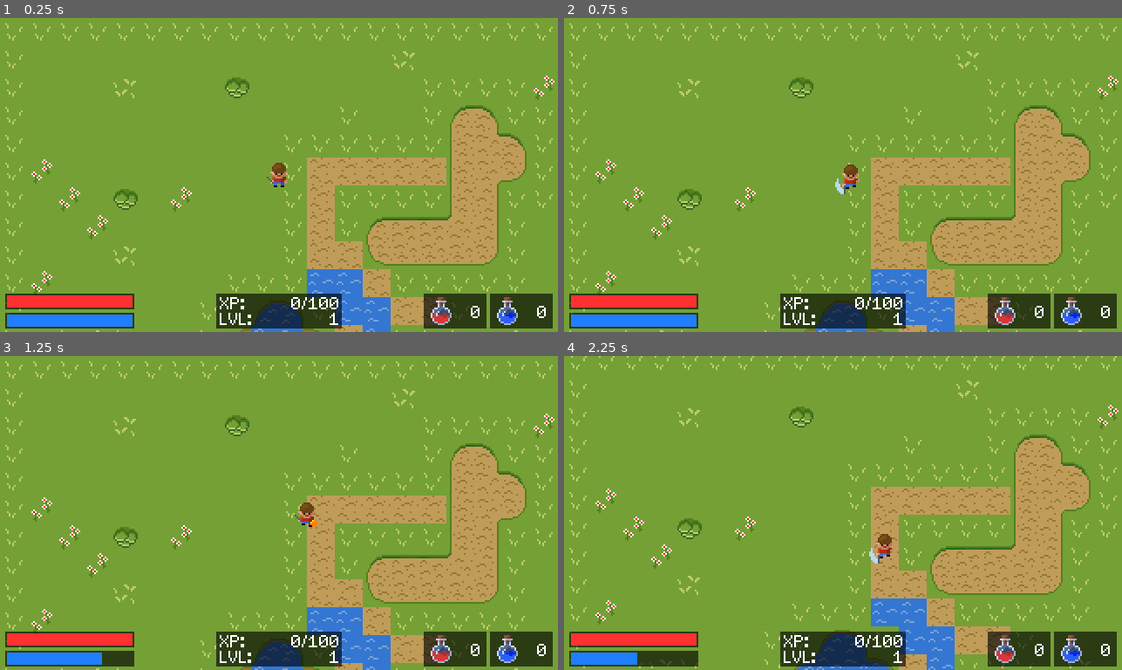
Above: before the commit, frames 1-4 (two rows, left to right).
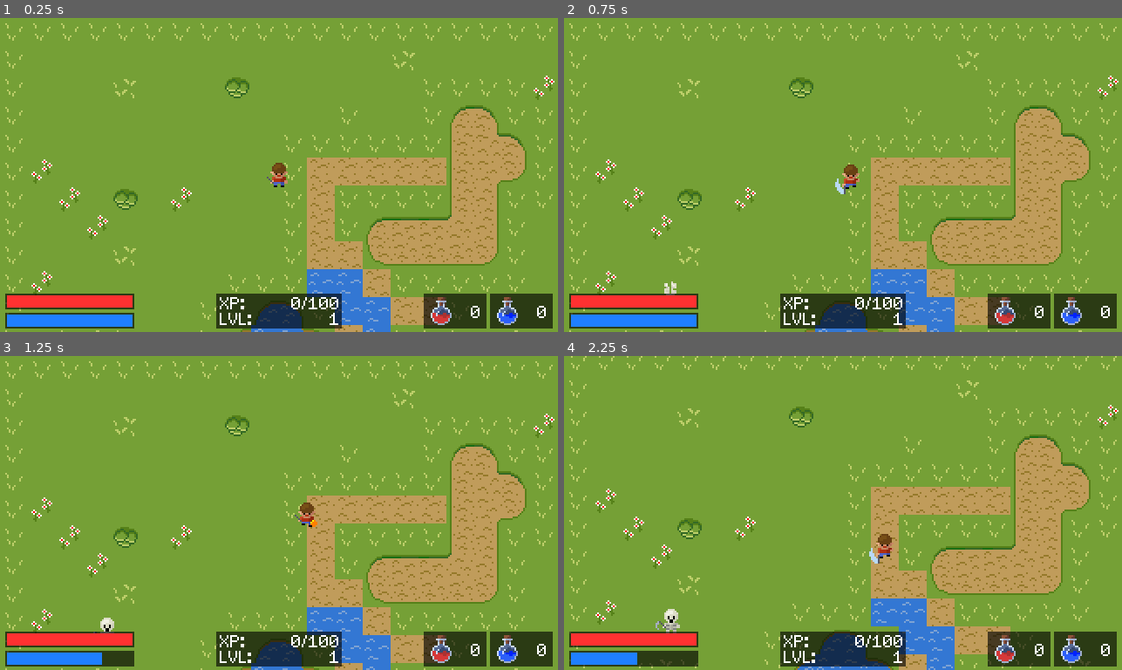
Above: after the commit, the same moments.

Repository: stephenus/SimpleRPG
Game: Godot game, scene res://Scenes/Main.tscn
The game is run twice, just before and just after one commit, with the same random seed, the same clock (stepped at 60 frames per second) and the same inputs.
Inputs:
- Up to frame 1 (0.25 s): no input
- Up to frame 2 (0.75 s): tap Enter at 0.5 s; hold Right (ui_right) from 0.53 s (still down); hold Space (attack) from 0.53 s (still down)
- Up to frame 3 (1.25 s): keep holding Right (ui_right); keep holding Space (attack); tap Ctrl (fireball) at 0.8 s
- Up to frame 4 (2.25 s): release Right (ui_right) at 1.28 s; release Space (attack) at 1.28 s; hold Down (ui_down) 1.28-2.03 s; tap Ctrl (fireball) at 1.35 s; tap Space (attack) at 1.55 s; hold Right (ui_right) from 2.03 s (still down); hold Space (attack) from 2.03 s (still down)

Frame 1 is identical in both runs. In frame 2, less than 0.1% of the frame differs, in the area x 17-21%, y 83-89%; in frame 3, 0.1%; in frame 4, 0.2%, in the area x 16-21%, y 80-89%.

Commit message:
Spawning and AI fixes

Diff:
--- a/Entities/Skeleton/Skeleton.gd
+++ b/Entities/Skeleton/Skeleton.gd
@@ -8,12 +8,32 @@
 var direction : Vector2
 var last_direction = Vector2(0, 1)
 var bounce_countdown = 0
-
+var other_animation_playing = false
 
 func _ready() -> void:
 	player = get_tree().root.get_node("Root/Player")
 	rnd.randomize()
 
+func get_animation_direction(direction: Vector2):
+	var norm_direction = direction.normalized()
+	if norm_direction.y >= 0.707:
+		return "down"
+	elif norm_direction.y <= -0.707:
+		return "up"
+	elif norm_direction.x <= -0.707:
+		return "left"
+	elif norm_direction.x >= 0.707:
+		return "right"
+	return "down"
+
+func animates_monster(direction: Vector2):
+	if direction != Vector2.ZERO:
+		last_direction = direction
+		var animation = get_animation_direction(last_direction) + "_walk"
+		$AnimatedSprite.play(animation)
+	else:
+		var animation = get_animation_direction(last_direction) + "_idle"
+		$AnimatedSprite.play(animation)
 
 func _on_Timer_timeout():
 	var player_relative_position = player.position - position
@@ -41,3 +61,17 @@
 	if collision != null and collision.collider.name != "Player":
 		direction = direction.rotated(rnd.randf_range(PI/4, PI/2))
 		bounce_countdown = rnd.randi_range(2, 5)
+
+	if not other_animation_playing:
+		animates_monster(direction)
+
+func arise():
+	other_animation_playing = true
+	$AnimatedSprite.play("birth")
+
+
+func _on_AnimatedSprite_animation_finished() -> void:
+	if $AnimatedSprite.animation == "birth":
+		$AnimatedSprite.animation = "down_idle"
+		$Timer.start()
+	other_animation_playing = false
--- a/Scenes/Skeleton.tscn
+++ b/Entities/Skeleton/Skeleton.tscn
@@ -36,11 +36,6 @@
 "loop": true,
 "name": "down_walk",
 "speed": 5.0
-}, {
-"frames": [ ExtResource( 13 ), ExtResource( 14 ) ],
-"loop": true,
-"name": "down_ide",
-"speed": 1.0
 }, {
 "frames": [ ExtResource( 16 ), ExtResource( 9 ), ExtResource( 16 ), ExtResource( 11 ) ],
 "loop": true,
@@ -97,6 +92,11 @@
 "name": "right_idle",
 "speed": 1.0
 }, {
+"frames": [ ExtResource( 13 ), ExtResource( 14 ) ],
+"loop": true,
+"name": "down_idle",
+"speed": 1.0
+}, {
 "frames": [ ExtResource( 16 ), ExtResource( 7 ) ],
 "loop": true,
 "name": "left_idle",
@@ -112,11 +112,12 @@
 [node name="AnimatedSprite" type="AnimatedSprite" parent="."]
 z_index = 1
 frames = SubResource( 1 )
-animation = "down_ide"
+animation = "down_idle"
 
 [node name="CollisionShape2D" type="CollisionShape2D" parent="."]
 shape = SubResource( 2 )
 
 [node name="Timer" type="Timer" parent="."]
 wait_time = 0.25
+[connection signal="animation_finished" from="AnimatedSprite" to="." method="_on_AnimatedSprite_animation_finished"]
 [connection signal="timeout" from="Timer" to="." method="_on_Timer_timeout"]
--- /dev/null
+++ b/Entities/SkeletonSpawner/SkeletonSpawner.gd
@@ -0,0 +1,51 @@
+extends Node2D
+
+var tilemap
+var tree_tilemap
+
+export var spawn_area : Rect2 = Rect2(50, 150, 700, 700)
+export var max_skeletons = 100
+export var start_skeletons = 10
+var skeleton_count = 0
+var skeleton_scene = preload("res://Entities/Skeleton/Skeleton.tscn")
+
+var rnd = RandomNumberGenerator.new()
+
+func _ready():
+	tilemap = get_tree().root.get_node("Root/TileMap")
+	tree_tilemap = get_tree().root.get_node("Root/TreeTileMap")
+
+	rnd.randomize()
+
+	for i in range(start_skeletons):
+		instance_skeleton()
+	skeleton_count = start_skeletons
+
+func test_position(position : Vector2):
+	var cell_coord = tilemap.world_to_map(position)
+	var cell_type_id = tilemap.get_cellv(cell_coord)
+	var grass_or_sand = (cell_type_id == tilemap.tile_set.find_tile_by_name("Grass")) || (cell_type_id == tilemap.tile_set.find_tile_by_name("Sand"))
+
+	cell_coord = tree_tilemap.world_to_map(position)
+	cell_type_id = tree_tilemap.get_cellv(cell_coord)
+	var no_trees = (cell_type_id != tilemap.tile_set.find_tile_by_name("Tree"))
+
+	return grass_or_sand and no_trees
+
+func instance_skeleton():
+	var skeleton = skeleton_scene.instance()
+	add_child(skeleton)
+
+	var valid_position = false
+	while not valid_position:
+		skeleton.position.x = spawn_area.position.x + rnd.randf_range(0, spawn_area.size.x)
+		skeleton.position.y = spawn_area.position.y + rnd.randf_range(0, spawn_area.size.y)
+		valid_position = test_position(skeleton.position)
+
+	skeleton.arise()
+
+
+func _on_Timer_timeout() -> void:
+	if skeleton_count < max_skeletons:
+		instance_skeleton()
+		skeleton_count = skeleton_count + 1
--- /dev/null
+++ b/Entities/SkeletonSpawner/SkeletonSpawner.tscn
@@ -0,0 +1,10 @@
+[gd_scene load_steps=2 format=2]
+
+[ext_resource path="res://Entities/SkeletonSpawner/SkeletonSpawner.gd" type="Script" id=1]
+
+[node name="SkeletonSpawner" type="Node2D"]
+script = ExtResource( 1 )
+
+[node name="Timer" type="Timer" parent="."]
+autostart = true
+[connection signal="timeout" from="Timer" to="." method="_on_Timer_timeout"]
--- a/Scenes/Main.tscn
+++ b/Scenes/Main.tscn
@@ -38,6 +38,7 @@
 [ext_resource path="res://GUI/ManaBar.gd" type="Script" id=36]
 [ext_resource path="res://Fonts/Font.tres" type="DynamicFont" id=37]
 [ext_resource path="res://GUI/potions.png" type="Texture" id=38]
+[ext_resource path="res://Entities/SkeletonSpawner/SkeletonSpawner.tscn" type="PackedScene" id=39]
 
 [sub_resource type="SpriteFrames" id=1]
 animations = [ {
@@ -300,6 +301,8 @@
 custom_fonts/font = ExtResource( 37 )
 text = "0"
 align = 2
+
+[node name="SkeletonSpawner" parent="." instance=ExtResource( 39 )]
+[connection signal="player_stats_changed" from="Player" to="CanvasLayer/Health" method="_on_Player_player_stats_changed"]
 [connection signal="player_stats_changed" from="Player" to="CanvasLayer/Mana" method="_on_Player_player_stats_changed"]
-[connection signal="player_stats_changed" from="Player" to="CanvasLayer/Health" method="_on_Player_player_stats_changed"]
 [connection signal="animation_finished" from="Player/Sprite" to="Player" method="_on_Sprite_animation_finished"]
Not shown: 1 places in Scenes/Main.tscn that only renumber resources
